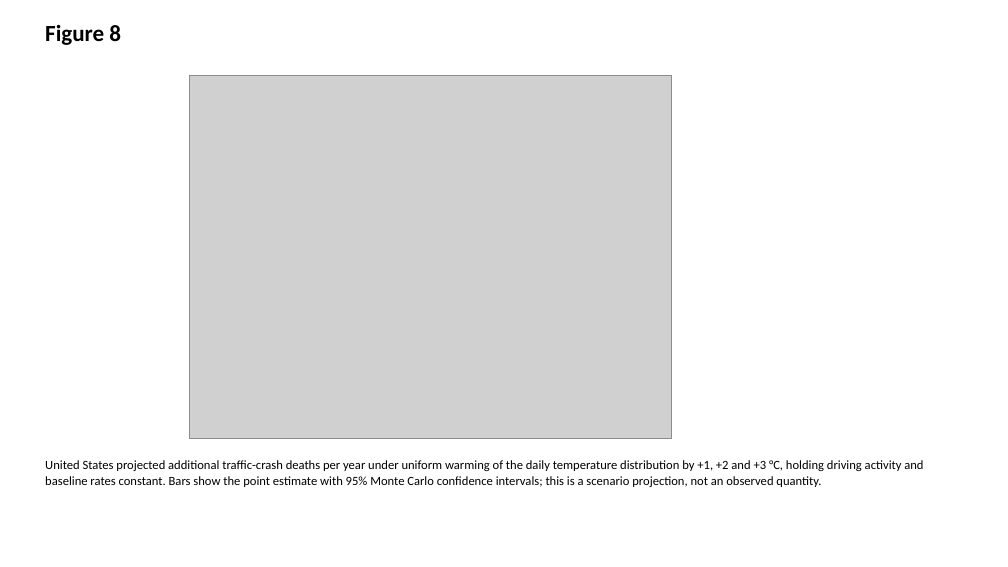
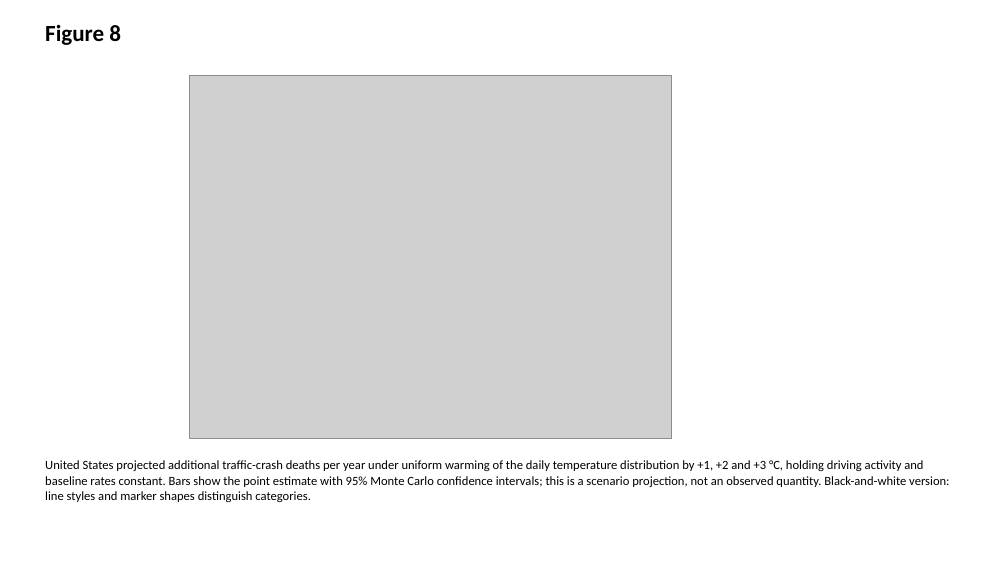
Before and after one commit to bougtoir/heat-accidents-mortality, a slide deck: slide 8 of heat_accidents_mortality/output/manuscript_bw/figures.pptx. Drawn at 1008x567 pixels with LibreOffice and Linux fonts; fonts in the diff are those of the drawing; grey boxes stand for pictures. Boxes give left, top, right and bottom in pixels: in the first picture for what was removed or moved away, otherwise in the second. Text is boxed around its words. In the diff, an @@ line names an element or a change of style, - is before the commit and + after.

```diff
--- a/heat_accidents_mortality/output/manuscript_bw/figures.pptx
+++ b/heat_accidents_mortality/output/manuscript_bw/figures.pptx
@@ text at [45,460,949,502]: text changed @@
-United States projected additional traffic-crash deaths per year under uniform warming of the daily temperature distribution by +1, +2 and +3 °C, holding driving activity and baseline rates constant. Bars show the point estimate with 95% Monte Carlo confidence intervals; this is a scenario projection, not an observed quantity.
+United States projected additional traffic-crash deaths per year under uniform warming of the daily temperature distribution by +1, +2 and +3 °C, holding driving activity and baseline rates constant. Bars show the point estimate with 95% Monte Carlo confidence intervals; this is a scenario projection, not an observed quantity. Black-and-white version: line styles and marker shapes distinguish categories.
```
Also in this commit, not shown: 9 other slides changed, 42 other files.
